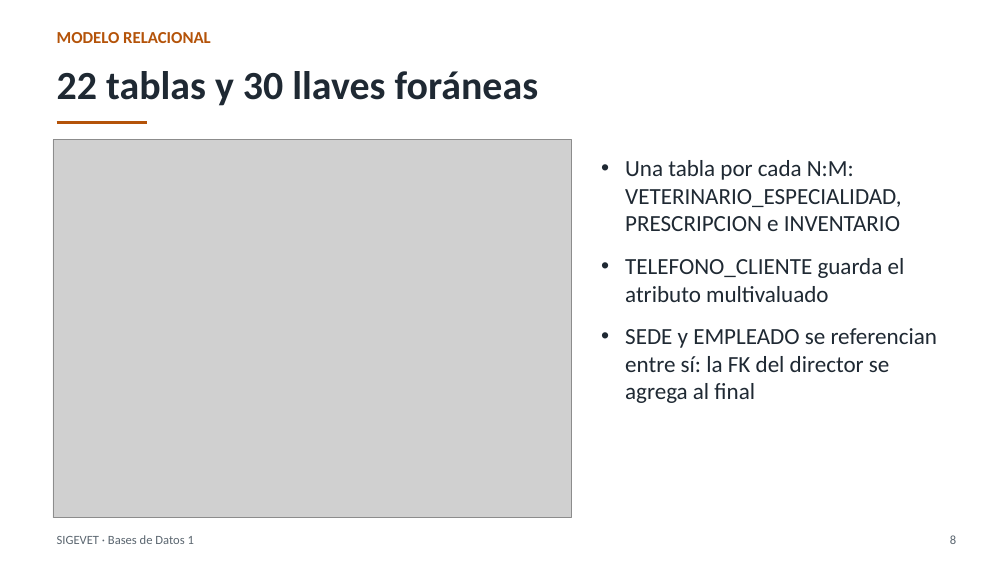
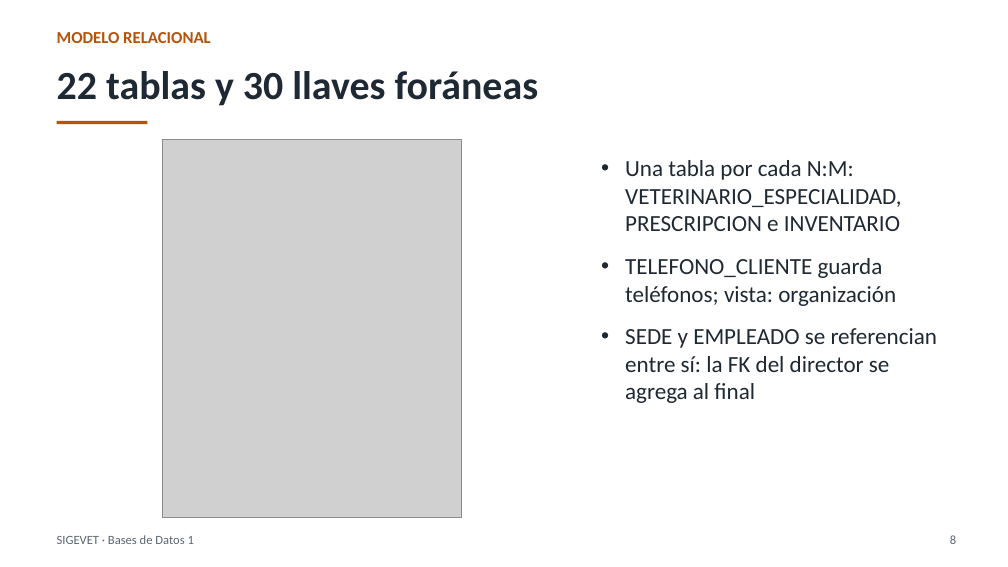
Before and after one commit to Estarlan/proyecto-bd1-sigevet, a slide deck: slide 8 of documentos/final/Presentacion_Sustentacion_SIGEVET.pptx. Drawn at 1008x567 pixels with LibreOffice and Linux fonts; fonts in the diff are those of the drawing; grey boxes stand for pictures. Boxes give left, top, right and bottom in pixels: in the first picture for what was removed or moved away, otherwise in the second. Text is boxed around its words. In the diff, an @@ line names an element or a change of style, - is before the commit and + after.

```diff
--- a/documentos/final/Presentacion_Sustentacion_SIGEVET.pptx
+++ b/documentos/final/Presentacion_Sustentacion_SIGEVET.pptx
@@ picture: place and size @@
-picture at (53,140,571,518)
+picture at (163,140,462,518)
@@ text at (625,258,896,306): text changed @@
-• TELEFONO_CLIENTE guarda el atributo multivaluado
+• TELEFONO_CLIENTE guarda teléfonos; vista: organización
```
Also in this commit, not shown: 5 other slides changed, 1 slide added, 53 other files.
